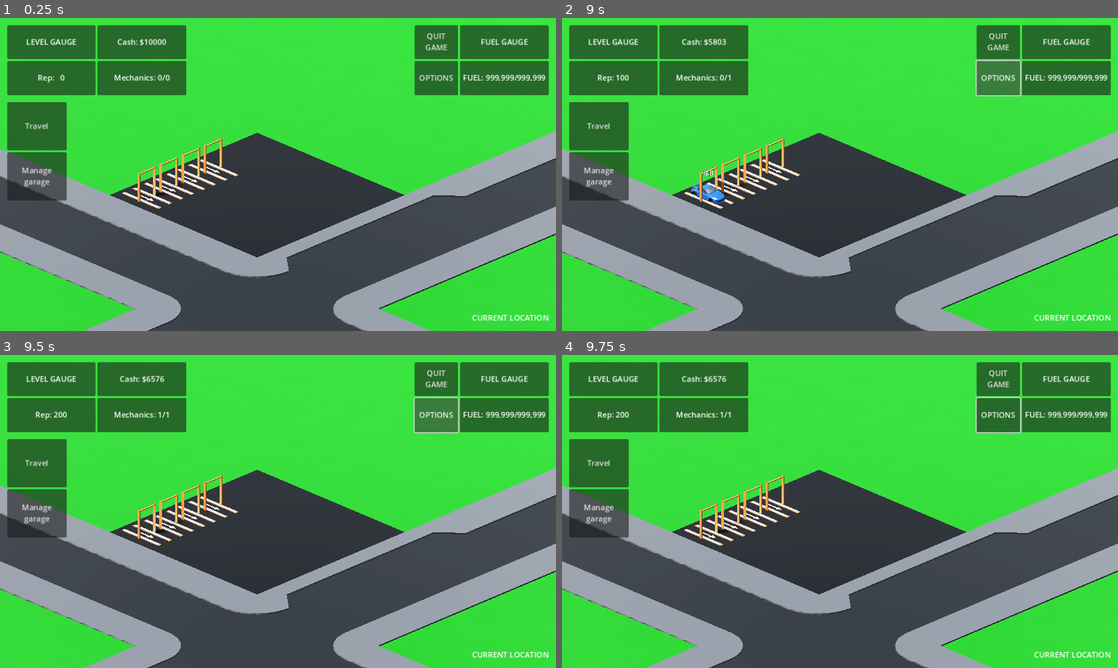
Above: before the commit, frames 1-4 (two rows, left to right).
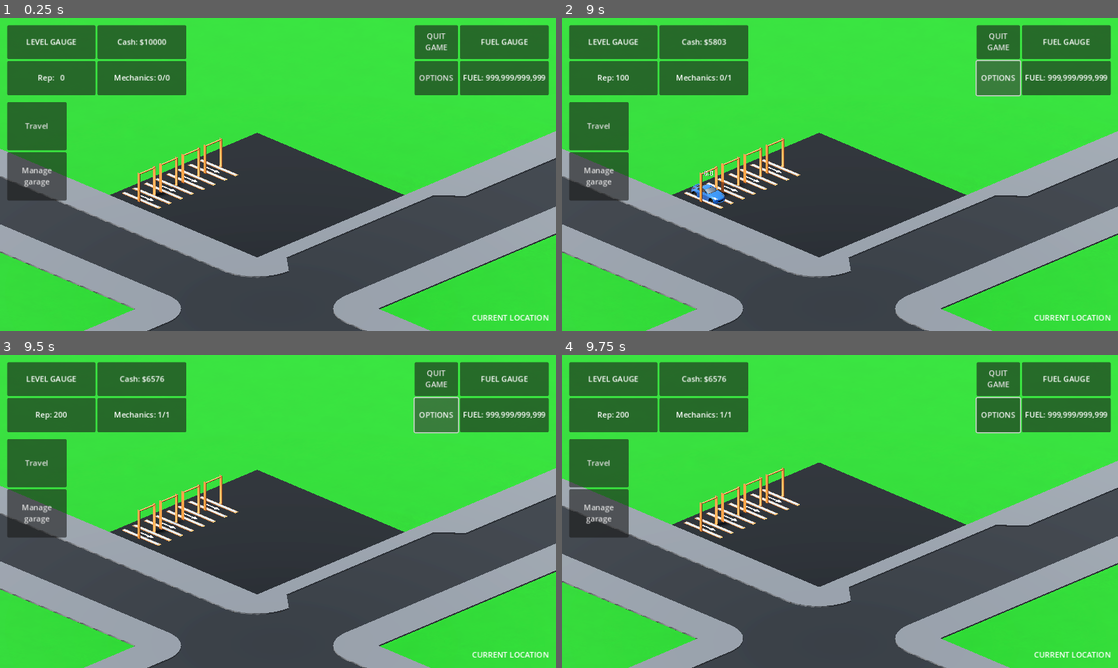
Above: after the commit, the same moments.

Repository: BorisTodor0v/Auto-Haven
Game: Godot game, scene res://scenes/base_scene/base_scene.tscn
Two runs of this game, one before a commit and one after it. Both use one fixed random seed, a clock stepped at 60 frames per second and the inputs below. The engine's default icon, where the game draws it, is replaced by a stand-in: a white triangle on a blue panel in a dark square.
Inputs (mouse positions are in pixels of both pictures, inside the frame that each line leads up to):
- Up to frame 1 (0.25 s): no input
- Up to frame 2 (9 s): click "Travel" at 0.5 s; click "Manage garage" at 1.25 s; click (600, 287) at 2 s; click "<" at 2.75 s; click "Travel" at 3.5 s; click "Manage garage" at 4.25 s; click "<" at 5 s; click "Travel" at 5.75 s; click "Manage garage" at 6.5 s; click (600, 287) at 7.25 s; click "<" at 8 s; click "OPTIONS" at 8.75 s
- Up to frame 3 (9.5 s): no input
- Up to frame 4 (9.75 s): move the mouse to (962, 495) at 9.52 s; tap S (CameraMoveBackward, bound only after the commit) at 9.6 s

Frames 1-3 are identical in both runs. In frame 4, 11% of the frame differs, in the area x 0-100%, y 33-100%.

Commit message:
Added ability to move camera

Diff:
--- a/project.godot
+++ b/project.godot
@@ -34,3 +34,33 @@
 "events": [Object(InputEventMouseButton,"resource_local_to_scene":false,"resource_name":"","device":-1,"window_id":0,"a …(256 unchanged characters)…
 ]
 }
+CameraRotateLeft={
+"deadzone": 0.5,
+"events": [Object(InputEventKey,"resource_local_to_scene":false,"resource_name":"","device":-1,"window_id":0,"alt_pressed":false,"shift_pressed":false,"ctrl_pressed":false,"meta_pressed":false,"pressed":false,"keycode":0,"physical_keycode":81,"key_label":0,"unicode":113,"location":0,"echo":false,"script":null)
+]
+}
+CameraRotateRight={
+"deadzone": 0.5,
+"events": [Object(InputEventKey,"resource_local_to_scene":false,"resource_name":"","device":-1,"window_id":0,"alt_pressed":false,"shift_pressed":false,"ctrl_pressed":false,"meta_pressed":false,"pressed":false,"keycode":0,"physical_keycode":69,"key_label":0,"unicode":101,"location":0,"echo":false,"script":null)
+]
+}
+CameraMoveBackward={
+"deadzone": 0.5,
+"events": [Object(InputEventKey,"resource_local_to_scene":false,"resource_name":"","device":-1,"window_id":0,"alt_pressed":false,"shift_pressed":false,"ctrl_pressed":false,"meta_pressed":false,"pressed":false,"keycode":0,"physical_keycode":83,"key_label":0,"unicode":115,"location":0,"echo":false,"script":null)
+]
+}
+CameraMoveForward={
+"deadzone": 0.5,
+"events": [Object(InputEventKey,"resource_local_to_scene":false,"resource_name":"","device":-1,"window_id":0,"alt_pressed":false,"shift_pressed":false,"ctrl_pressed":false,"meta_pressed":false,"pressed":false,"keycode":0,"physical_keycode":87,"key_label":0,"unicode":119,"location":0,"echo":false,"script":null)
+]
+}
+CameraMoveLeft={
+"deadzone": 0.5,
+"events": [Object(InputEventKey,"resource_local_to_scene":false,"resource_name":"","device":-1,"window_id":0,"alt_pressed":false,"shift_pressed":false,"ctrl_pressed":false,"meta_pressed":false,"pressed":false,"keycode":0,"physical_keycode":65,"key_label":0,"unicode":97,"location":0,"echo":false,"script":null)
+]
+}
+CameraMoveRight={
+"deadzone": 0.5,
+"events": [Object(InputEventKey,"resource_local_to_scene":false,"resource_name":"","device":-1,"window_id":0,"alt_pressed":false,"shift_pressed":false,"ctrl_pressed":false,"meta_pressed":false,"pressed":false,"keycode":0,"physical_keycode":68,"key_label":0,"unicode":100,"location":0,"echo":false,"script":null)
+]
+}
--- a/scenes/world_locations/garage/garage_scene.tscn
+++ b/scenes/world_locations/garage/garage_scene.tscn
@@ -1,8 +1,9 @@
-[gd_scene load_steps=9 format=3 uid="uid://ho04pojmu6cd"]
+[gd_scene load_steps=10 format=3 uid="uid://ho04pojmu6cd"]
 
 [ext_resource type="PackedScene" uid="uid://cv08hk7c5qmm3" path="res://scenes/world_locations/garage/model/garage.glb" id="1_fibno"]
 [ext_resource type="Script" path="res://scenes/world_locations/garage/garage_scene.gd" id="1_hufk2"]
 [ext_resource type="PackedScene" uid="uid://bycbmw7m5gr1o" path="res://scenes/world_locations/garage/garage_tile/tile.tscn" id="2_wy7l3"]
+[ext_resource type="Script" path="res://scripts/camera_movement.gd" id="4_4ivjp"]
 [ext_resource type="Script" path="res://scripts/camera_raycast.gd" id="4_cfu70"]
 [ext_resource type="PackedScene" uid="uid://c8v4kw1b3qk6k" path="res://garage_decorations/car_lifts/car_lift_001/car_lift.tscn" id="4_iop7i"]
 
@@ -136,6 +137,7 @@
 
 [node name="CameraPivot" type="Node3D" parent="."]
 transform = Transform3D(-0.707107, 0, -0.707107, 0, 1, 0, 0.707107, 0, -0.707107, -6.41421, 0, -3.58579)
+script = ExtResource("4_4ivjp")
 
 [node name="Camera3D" type="Camera3D" parent="CameraPivot"]
 transform = Transform3D(1, 0, 0, 0, 0.906308, 0.422619, 0, -0.422619, 0.906308, -7.15256e-07, 13.8432, 3.80357)
@@ -143,105 +145,6 @@
 size = 30.0
 near = 0.001
 script = ExtResource("4_cfu70")
-
-[node name="Control" type="Control" parent="CameraPivot/Camera3D"]
-visible = false
-layout_mode = 3
-anchors_preset = 15
-anchor_right = 1.0
-anchor_bottom = 1.0
-grow_horizontal = 2
-grow_vertical = 2
-size_flags_horizontal = 3
-size_flags_vertical = 3
-
-[node name="MarginContainer" type="MarginContainer" parent="CameraPivot/Camera3D/Control"]
-layout_mode = 1
-anchors_preset = 15
-anchor_right = 1.0
-anchor_bottom = 1.0
-grow_horizontal = 2
-grow_vertical = 2
-theme_override_constants/margin_left = 10
-theme_override_constants/margin_top = 10
-theme_override_constants/margin_right = 10
-theme_override_constants/margin_bottom = 10
-
-[node name="HBoxContainer" type="HBoxContainer" parent="CameraPivot/Camera3D/Control/MarginContainer"]
-layout_mode = 2
-theme_override_constants/separation = 3
-
-[node name="Far-Left" type="VBoxContainer" parent="CameraPivot/Camera3D/Control/MarginContainer/HBoxContainer"]
-layout_mode = 2
-size_flags_horizontal = 3
-theme_override_constants/separation = 5
-
-[node name="EditTileButton" type="Button" parent="CameraPivot/Camera3D/Control/MarginContainer/HBoxContainer/Far-Left"]
-layout_mode = 2
-text = "Toggle tile edit"
-
-[node name="UnlockTileButton" type="Button" parent="CameraPivot/Camera3D/Control/MarginContainer/HBoxContainer/Far-Left"]
-layout_mode = 2
-text = "Unlock new tile"
-
-[node name="AddCarLiftButton" type="Button" parent="CameraPivot/Camera3D/Control/MarginContainer/HBoxContainer/Far-Left"]
-layout_mode = 2
-text = "Add car lift"
-
-[node name="SpawnJobCarButton" type="Button" parent="CameraPivot/Camera3D/Control/MarginContainer/HBoxContainer/Far-Left"]
-layout_mode = 2
-text = "Spawn job car"
-
-[node name="Left" type="VBoxContainer" parent="CameraPivot/Camera3D/Control/MarginContainer/HBoxContainer"]
-layout_mode = 2
-size_flags_horizontal = 3
-theme_override_constants/separation = 5
-
-[node name="Center" type="VBoxContainer" parent="CameraPivot/Camera3D/Control/MarginContainer/HBoxContainer"]
-layout_mode = 2
-size_flags_horizontal = 3
-theme_override_constants/separation = 2
-
-[node name="MoneyLabel" type="Label" parent="CameraPivot/Camera3D/Control/MarginContainer/HBoxContainer/Center"]
-layout_mode = 2
-theme_override_colors/font_outline_color = Color(0, 0, 0, 1)
-theme_override_constants/outline_size = 6
-text = "Money:"
-horizontal_alignment = 1
-vertical_alignment = 1
-
-[node name="RepLabel" type="Label" parent="CameraPivot/Camera3D/Control/MarginContainer/HBoxContainer/Center"]
-layout_mode = 2
-theme_override_colors/font_outline_color = Color(0, 0, 0, 1)
-theme_override_constants/outline_size = 6
-text = "Reputation:"
-horizontal_alignment = 1
-vertical_alignment = 1
-
-[node name="Right" type="VBoxContainer" parent="CameraPivot/Camera3D/Control/MarginContainer/HBoxContainer"]
-layout_mode = 2
-size_flags_horizontal = 3
-theme_override_constants/separation = 5
-
-[node name="Far-Right" type="VBoxContainer" parent="CameraPivot/Camera3D/Control/MarginContainer/HBoxContainer"]
-layout_mode = 2
-size_flags_horizontal = 3
-theme_override_constants/separation = 5
-
-[node name="Black" type="Button" parent="CameraPivot/Camera3D/Control/MarginContainer/HBoxContainer/Far-Right"]
-visible = false
-layout_mode = 2
-text = "Black"
-
-[node name="White" type="Button" parent="CameraPivot/Camera3D/Control/MarginContainer/HBoxContainer/Far-Right"]
-visible = false
-layout_mode = 2
-text = "White"
-
-[node name="Orange" type="Button" parent="CameraPivot/Camera3D/Control/MarginContainer/HBoxContainer/Far-Right"]
-visible = false
-layout_mode = 2
-text = "Orange"
 
 [node name="JobCarSpots" type="Node3D" parent="."]
 
@@ -278,11 +181,3 @@
 [node name="DecorCars" type="Node3D" parent="."]
 
 [node name="Furniture" type="Node3D" parent="."]
-
-[connection signal="pressed" from="CameraPivot/Camera3D/Control/MarginContainer/HBoxContainer/Far-Left/EditTileButton" to="CameraPivot/Camera3D" method="_on_edit_tile_button_pressed"]
-[connection signal="pressed" from="CameraPivot/Camera3D/Control/MarginContainer/HBoxContainer/Far-Left/UnlockTileButton" to="CameraPivot/Camera3D" method="_on_unlock_tile_button_pressed"]
-[connection signal="pressed" from="CameraPivot/Camera3D/Control/MarginContainer/HBoxContainer/Far-Left/AddCarLiftButton" to="CameraPivot/Camera3D" method="_on_add_car_lift_button_pressed"]
-[connection signal="pressed" from="CameraPivot/Camera3D/Control/MarginContainer/HBoxContainer/Far-Left/SpawnJobCarButton" to="CameraPivot/Camera3D" method="_on_spawn_job_car_button_pressed"]
-[connection signal="pressed" from="CameraPivot/Camera3D/Control/MarginContainer/HBoxContainer/Far-Right/Black" to="CameraPivot/Camera3D" method="_on_black_pressed"]
-[connection signal="pressed" from="CameraPivot/Camera3D/Control/MarginContainer/HBoxContainer/Far-Right/White" to="CameraPivot/Camera3D" method="_on_white_pressed"]
-[connection signal="pressed" from="CameraPivot/Camera3D/Control/MarginContainer/HBoxContainer/Far-Right/Orange" to="CameraPivot/Camera3D" method="_on_orange_pressed"]
--- /dev/null
+++ b/scripts/camera_movement.gd
@@ -0,0 +1,23 @@
+extends Node3D
+
+@onready var camera_pivot : Node3D = $"."
+
+var rotation_amount : float = 1.25
+@export var movement_speed : float = 25
+var movement_z : int = 0 # Front to Back
+var movement_x : int = 0 # Left to Right
+
+
+func _process(delta):
+	## Camera rotation
+	if Input.is_action_pressed("CameraRotateLeft"):
+		camera_pivot.rotate_y(deg_to_rad(rotation_amount))
+	if Input.is_action_pressed("CameraRotateRight"):
+		camera_pivot.rotate_y(deg_to_rad(-rotation_amount))
+
+	## Camera movement
+	var input_direction : Vector2 = Input.get_vector("CameraMoveLeft", "CameraMoveRight", "CameraMoveForward", "CameraMoveBackward")
+	var direction : Vector3 = Vector3(input_direction.x, 0, input_direction.y).normalized()
+
+	if direction != Vector3.ZERO:
+		self.global_transform.origin += self.global_transform.basis * direction * movement_speed * delta
